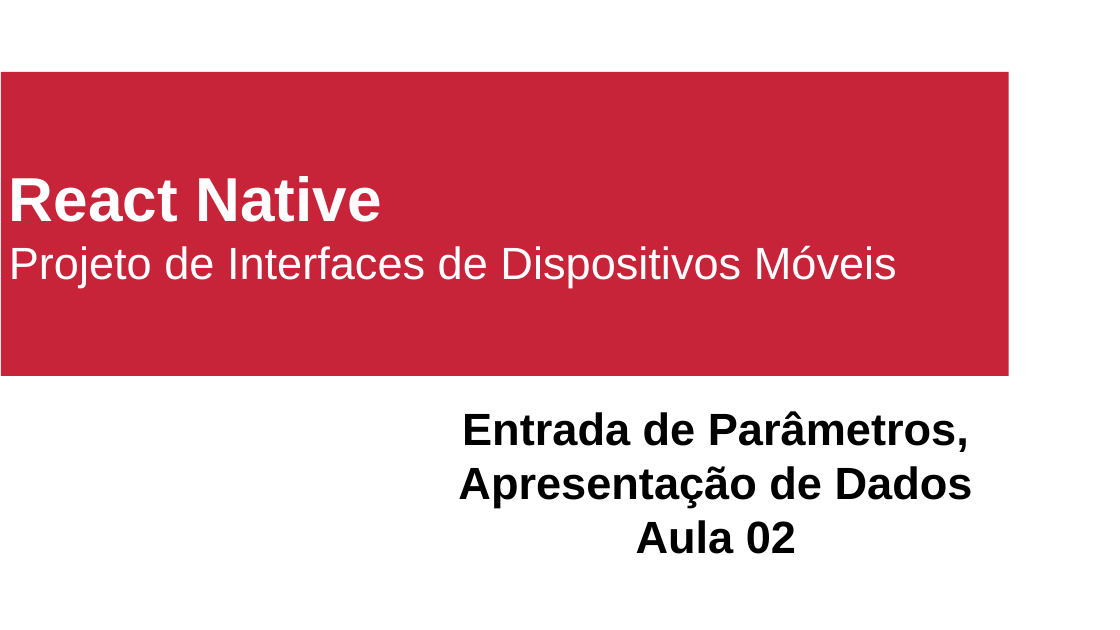
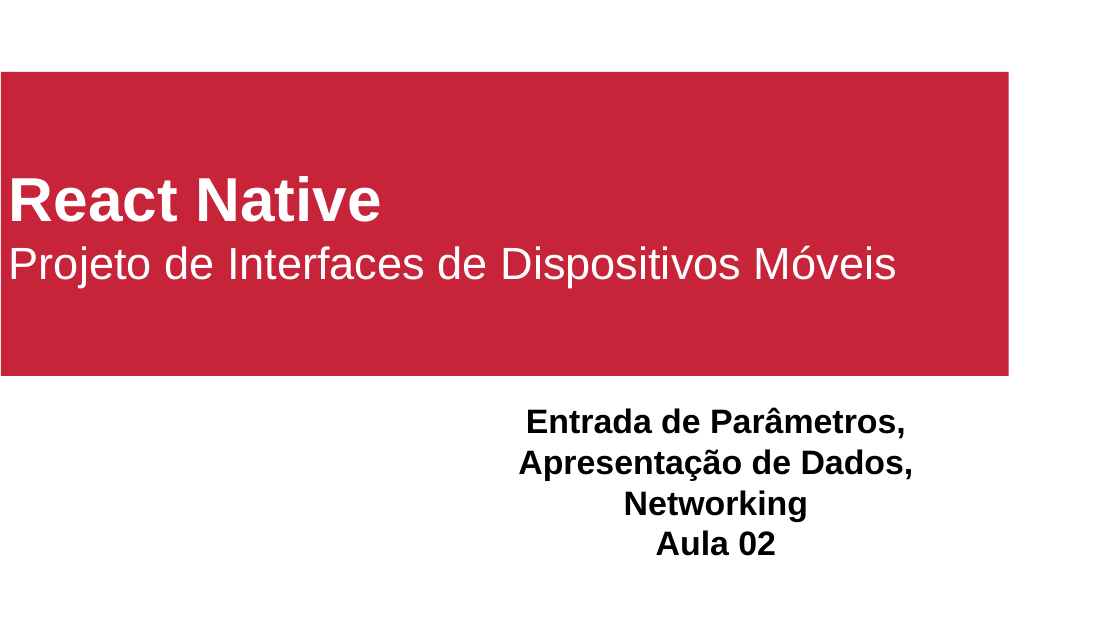
Before and after one commit to johnmagt/PIDM-2019_2, a slide deck: slide 1 of SLIDES/aula02.odp. Drawn at 1120x630 pixels with LibreOffice and Linux fonts; fonts in the diff are those of the drawing; background and template pictures are left out. Boxes give left, top, right and bottom in pixels: in the first picture for what was removed or moved away, otherwise in the second. Text is boxed around its words. In the diff, an @@ line names an element or a change of style, - is before the commit and + after.

Commit message:
networking

```diff
--- a/SLIDES/aula02.odp
+++ b/SLIDES/aula02.odp
@@ subtitle at [518,407,914,521]: text changed; size 32 to 24 pt @@
-Entrada de Parâmetros, Apresentação de Dados
+Entrada de Parâmetros, Apresentação de Dados,
+Networking
@@ subtitle at [656,530,776,556]: size 32 to 24 pt in "Aula 02" @@
```
Also in this commit, not shown: 1 other slide changed, 8 slides added, 1 slide removed, 6 other files.
